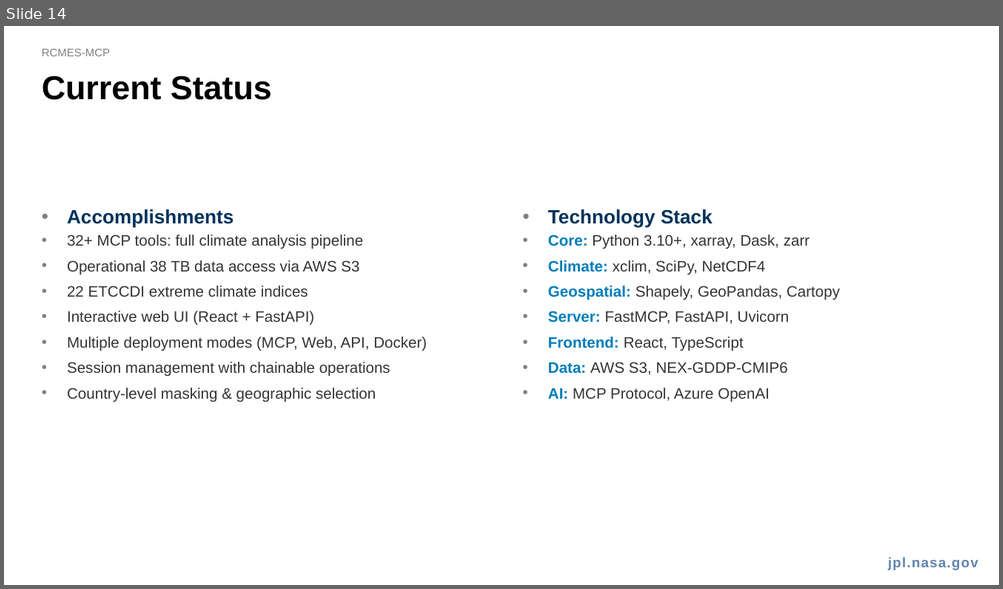
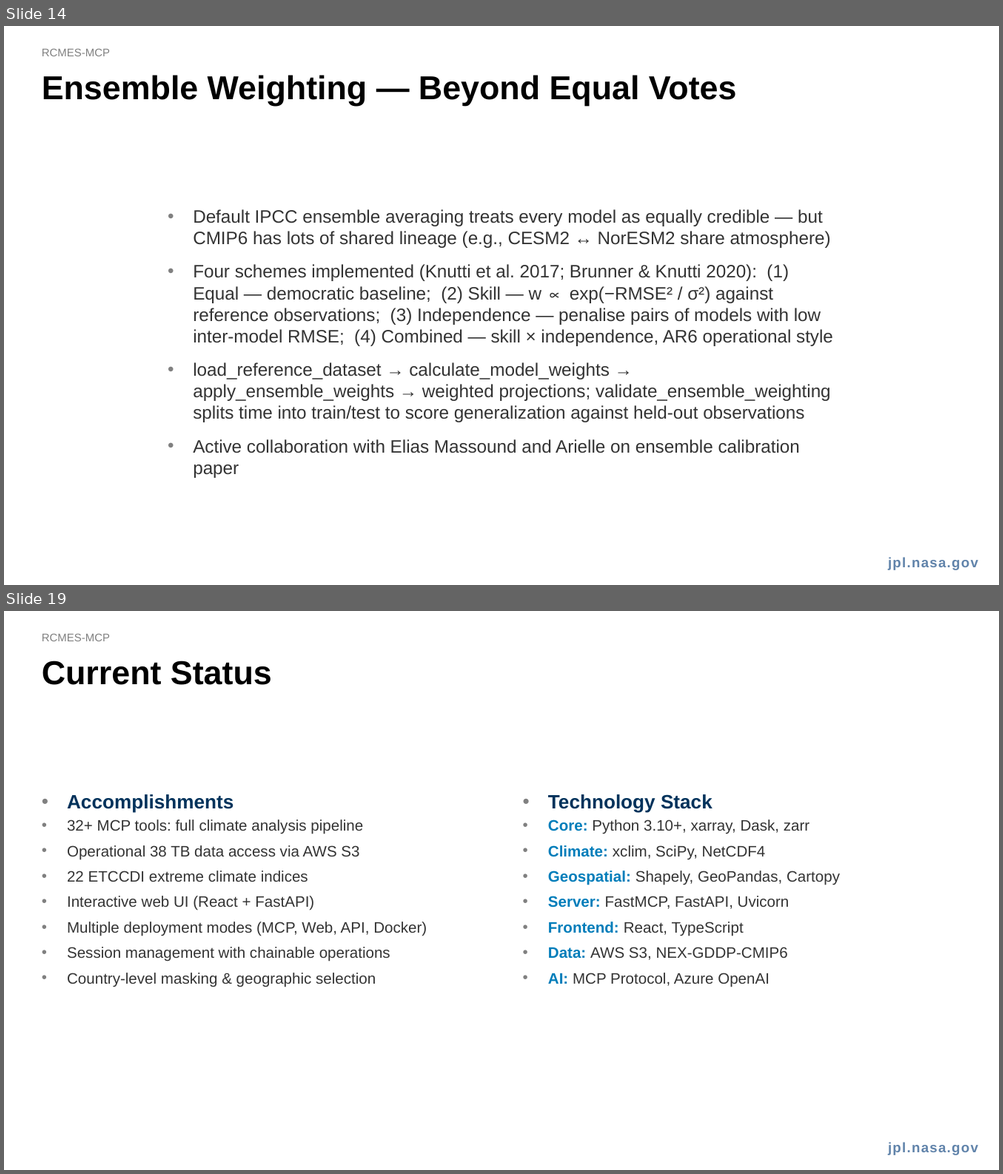
Before and after one commit to yunks128/rcmes-mcp, a slide deck: docs/RCMES-MCP_Introduction.pptx. Shown one above the other, each under a label of ours: slide 14 before the commit, slides 14 and 19 after it; the slides between them are not shown. The pictures are 1003x589 and 1003x1174 pixels, drawn with LibreOffice and Linux fonts; fonts in the diff are those of the drawing. Boxes give left, top, right and bottom in pixels: in the first picture for what was removed or moved away, otherwise in the second. Text is boxed around its words. In the diff, an @@ line names an element or a change of style, - is before the commit and + after.

Commit message:
add ensemble-weighting tools, scenario combiner, and validation against NCEP
Tools (src/rcmes_mcp/tools/{data_access,analysis}.py):
- load_reference_dataset: NCEP Reanalysis 1/2 monthly air.2m via NOAA PSD
  OPeNDAP, no auth, used as reference observations for ensemble validation
- calculate_model_weights: equal / skill / independence / combined schemes
  (Knutti et al. 2017, Brunner & Knutti 2020) over cosine-lat-weighted
  monthly regional means
- apply_ensemble_weights: collapse a multi-model ensemble's model dim with
  per-model weights (renormalized to sum 1)
- validate_ensemble_weighting: train weights on a historical window, score
  on a held-out test window vs reference observations; returns RMSE / bias /
  Pearson correlation per method
- combine_scenarios_weighted: probability-weighted combination of multiple
  SSP scenarios into a single projection. Manual weighted sum on the
  inner-time-overlap so xr.concat(join='outer') NaN-padding doesn't silently
  under-weight via .sum(skipna=True) (was producing 223 K instead of ~290 K)

Wired all 5 into MCP, Azure, and REST API. System prompt extended with a
new ensemble-weighting workflow recipe.

Deck (docs/create_deck.py, docs/RCMES-MCP_Introduction.pptx):
- Three new slides: ensemble-weighting overview, validation skill scores
  vs NCEP, weighted SSP5-8.5 projection comparison
- Two more new slides: probabilistic scenario combining (4 policy weight
  profiles), per-scenario model weighting (3 panels: ssp126/245/585)
- All real-data figures use ACCESS-CM2 / GFDL-ESM4 / MRI-ESM2-0 over LA
  basin, monthly, 1980-2014 historical / 2050-2099 SSPs, with NCEP/NCAR
  Reanalysis 1 (1.875° T62 Gaussian) as the reference truth
- Deck now 21 slides (was 16); tool-count bumped to 47+
- Synthetic fallback paths retained behind RCMES_DECK_REAL_DATA=0
- New RCMES_DECK_SKIP_EXISTING=1 mode to reuse on-disk PNGs and only
  recompute new figures

```diff
--- a/docs/RCMES-MCP_Introduction.pptx
+++ b/docs/RCMES-MCP_Introduction.pptx
@@ slide 14 added at bbox=[4, 26, 999, 585], background #FFFFFF; not listed: 1 template element that a slide beside it also shows @@
@@ text added at bbox=[42, 48, 110, 56], 8 pt, text #808080 @@
+RCMES-MCP
@@ title added at bbox=[42, 75, 737, 106], 24 pt, text #000000, bold @@
+Ensemble Weighting — Beyond Equal Votes
@@ text added at bbox=[193, 210, 833, 478], 13 pt, text #333333 @@
+• Default IPCC ensemble averaging treats every model as equally credible — but CMIP6 has lots of shared lineage (e.g., CESM2 ↔ NorESM2 share atmosphere)
+• Four schemes implemented (Knutti et al. 2017; Brunner & Knutti 2020): (1) Equal — democratic baseline; (2) Skill — w ∝ exp(−RMSE² / σ²) against reference observations; (3) Independence — penalise pairs of models with low inter-model RMSE; (4) Combined — skill × independence, AR6 operational style
+• load_reference_dataset → calculate_model_weights → apply_ensemble_weights → weighted projections; validate_ensemble_weighting splits time into train/test to score generalization against held-out observations
+• Active collaboration with Elias Massound and Arielle on ensemble calibration paper
@@ what was slide 14 is now slide 19 @@
```
Also in this commit, not shown: 1 slide changed, 4 other slides added, 11 other files.
